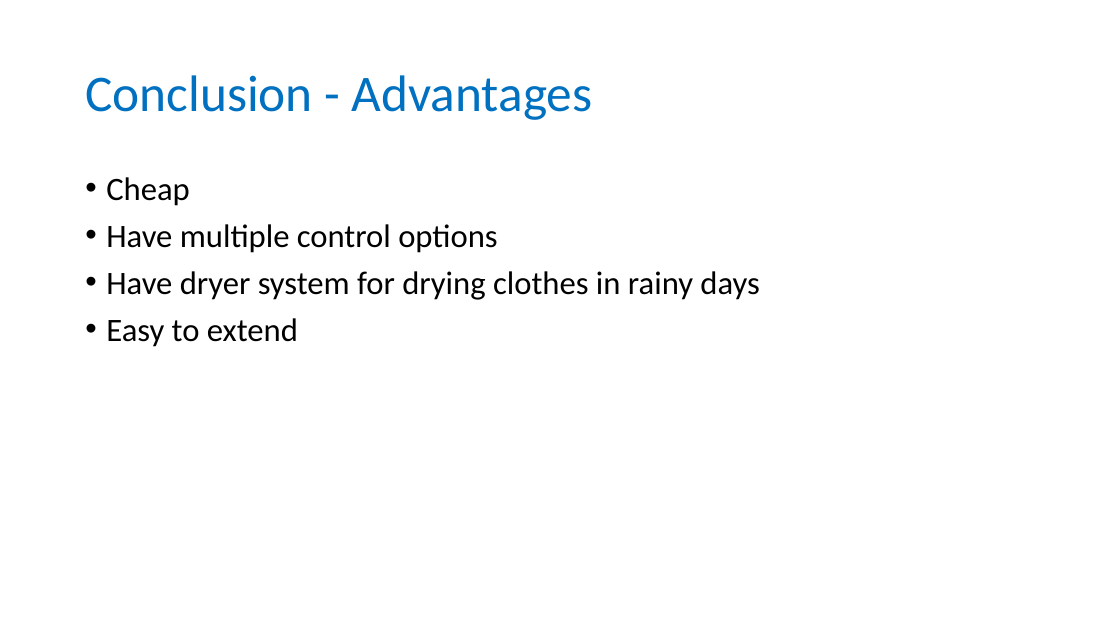
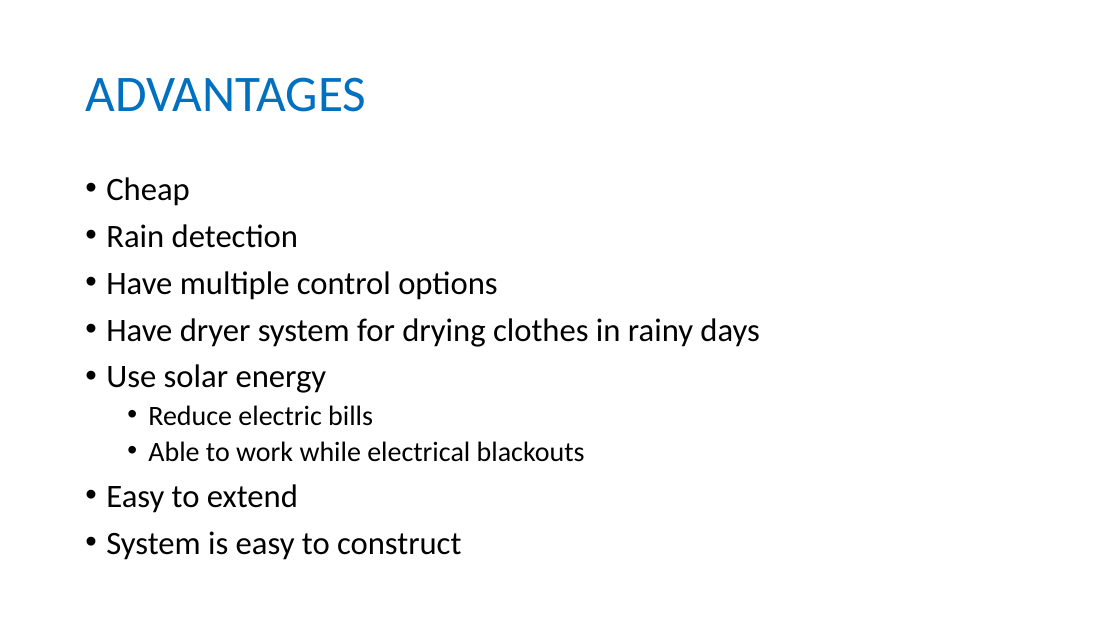
Before and after one commit to longhoang0304/DCDCS_Documentation, a slide deck: slide 31 of Final-Presentation.pptx (slide 15 before the commit). Drawn at 1120x630 pixels with LibreOffice and Linux fonts; fonts in the diff are those of the drawing. Boxes give left, top, right and bottom in pixels: in the first picture for what was removed or moved away, otherwise in the second. Text is boxed around its words. In the diff, an @@ line names an element or a change of style, - is before the commit and + after.

```diff
--- a/Final-Presentation.pptx
+++ b/Final-Presentation.pptx
@@ title at [85, 77, 366, 112]: text changed @@
-Conclusion - Advantages
+ADVANTAGES
@@ text at [106, 224, 298, 248]: paragraph added @@
+• Rain detection
@@ text at [106, 364, 585, 462]: paragraphs added @@
+• Use solar energy
+  • Reduce electric bills
+  • Able to work while electrical blackouts
@@ text at [106, 531, 461, 560]: paragraph added @@
+• System is easy to construct
```
Also in this commit, not shown: 4 other slides changed, 31 slides added, 9 slides removed, 2 other files.
